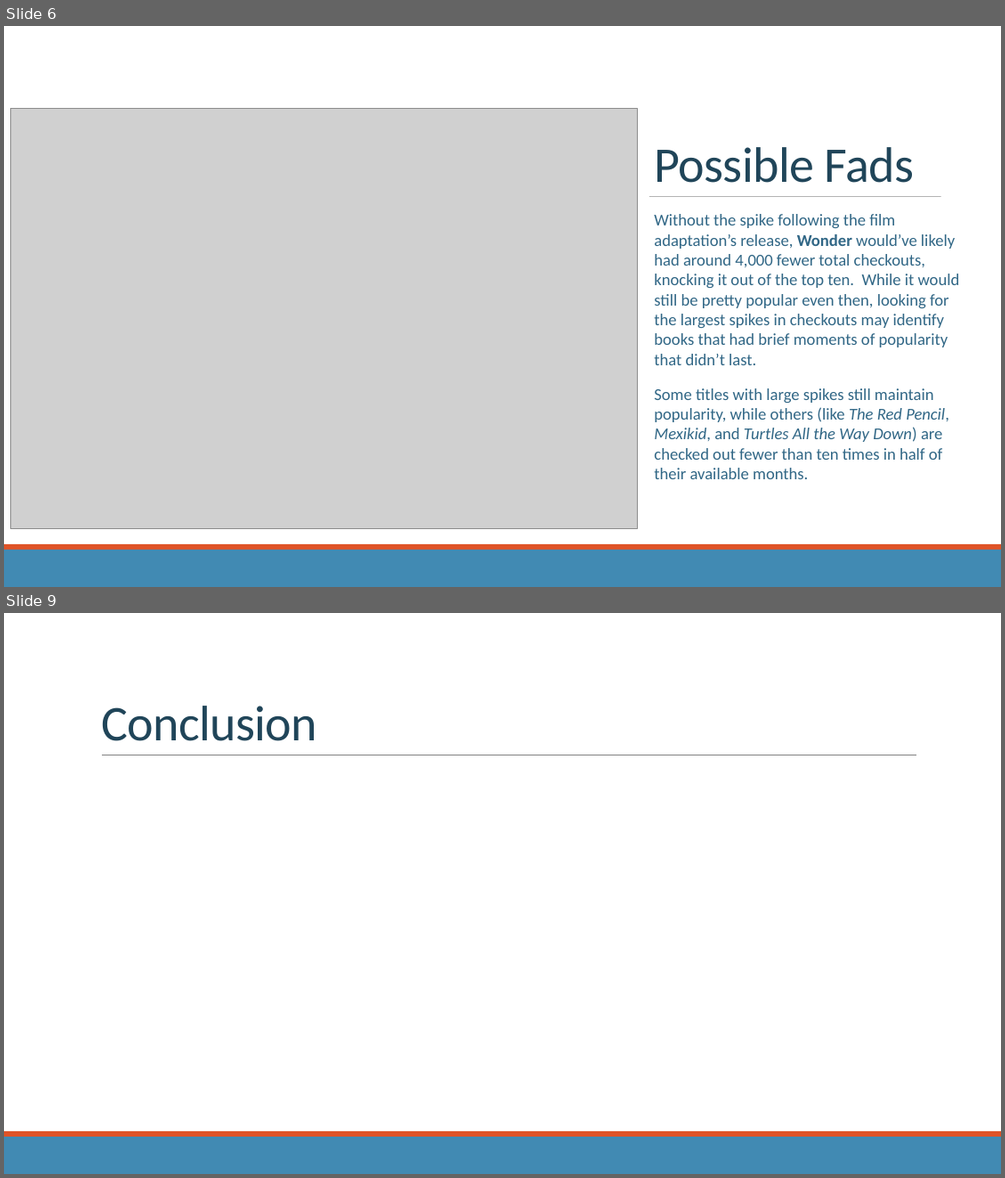
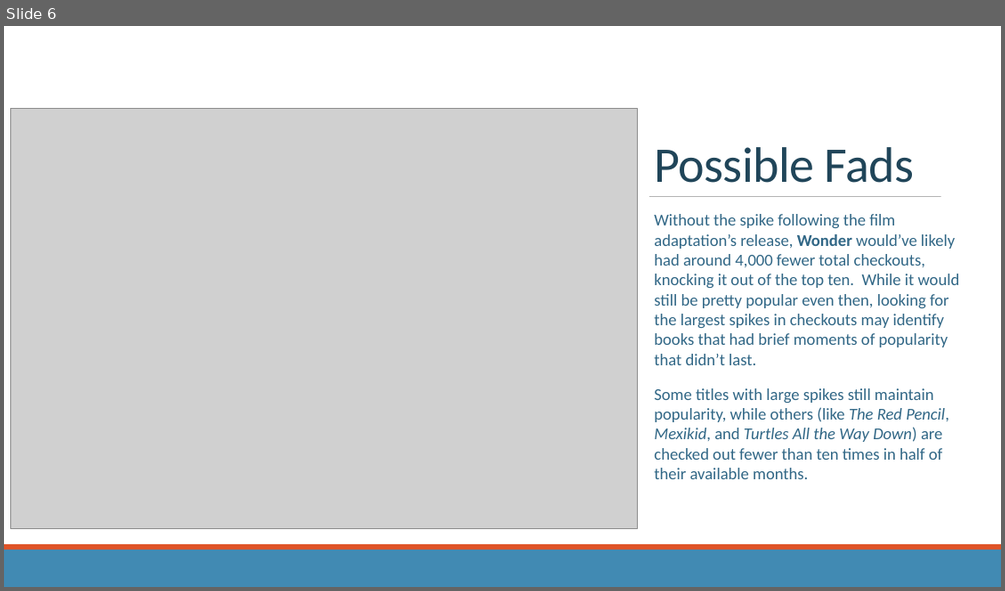
Before and after one commit to rm-pearson/NSS-capstone, a slide deck: presentation draft.pptx. Shown one above the other, each under a label of ours: slides 6 and 9 before the commit, slide 6 after it; the slides between them are not shown. The pictures are 1005x1178 and 1005x591 pixels, drawn with LibreOffice and Linux fonts; fonts in the diff are those of the drawing; grey boxes stand for pictures. Boxes give left, top, right and bottom in pixels: in the first picture for what was removed or moved away, otherwise in the second. Text is boxed around its words. In the diff, an @@ line names an element or a change of style, - is before the commit and + after.

```diff
--- a/presentation draft.pptx
+++ b/presentation draft.pptx
@@ slide 9 removed at (4,613,1001,1174), background #FFFFFF @@
@@ title removed at (101,706,317,741) @@
-Conclusion
@@ line removed from (102, 755) to (917, 755) @@
@@ rectangle removed at (4,1136,1001,1174) @@
@@ rectangle removed at (4,1131,1001,1136) @@
```
Also in this commit, not shown: 5 slides changed, 2 slides added, 1 other file.
